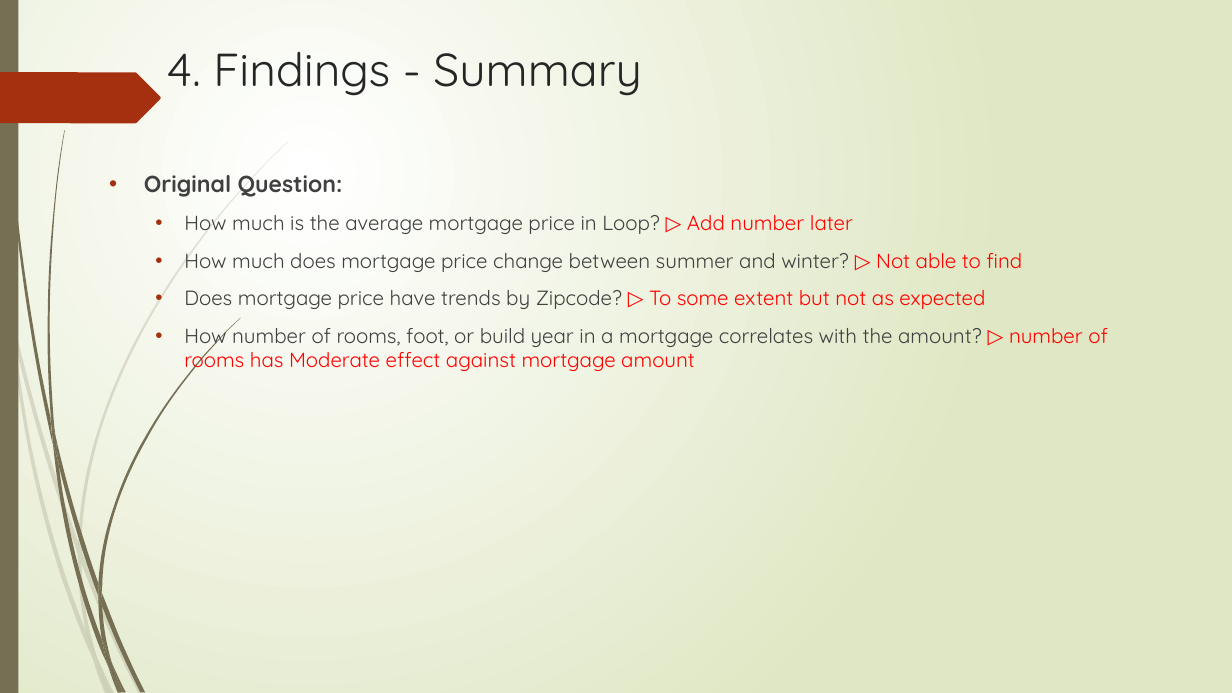
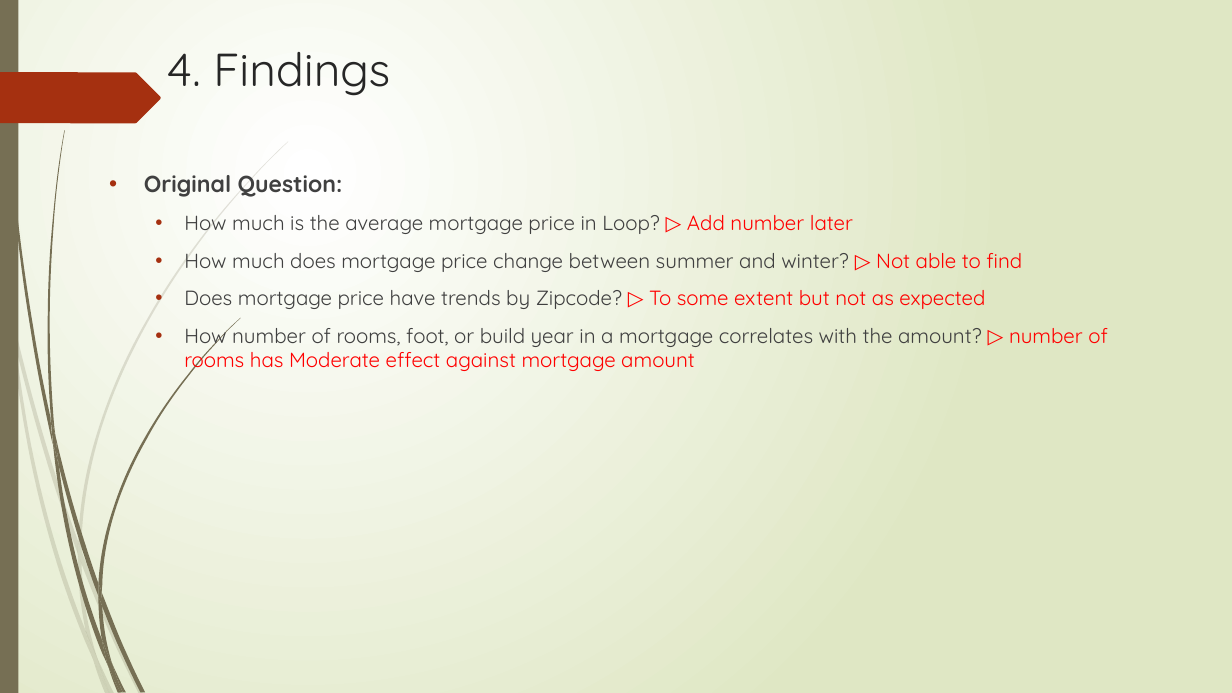
Before and after one commit to FeLowe/NW-Bootcamp-Projects, a slide deck: slide 10 of Presentation - Fernanda Mina.pptx (slide 11 before the commit). Drawn at 1232x693 pixels with LibreOffice and Linux fonts; fonts in the diff are those of the drawing. Boxes give left, top, right and bottom in pixels: in the first picture for what was removed or moved away, otherwise in the second. Text is boxed around its words. In the diff, an @@ line names an element or a change of style, - is before the commit and + after.

```diff
--- a/Presentation - Fernanda Mina.pptx
+++ b/Presentation - Fernanda Mina.pptx
@@ title at [167,52,390,96]: text changed @@
-4. Findings - Summary
+4. Findings
```
Also in this commit, not shown: 4 other slides changed, 2 slides added, 3 slides removed, 6 other files.
